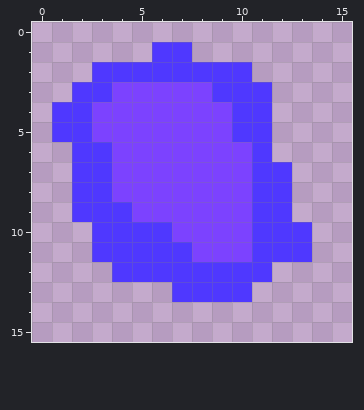
One commit to this pixel-art sprite: android/assets/textures/block.png. Above: the version before the commit.
The file is 16x16 pixels.
After the commit:
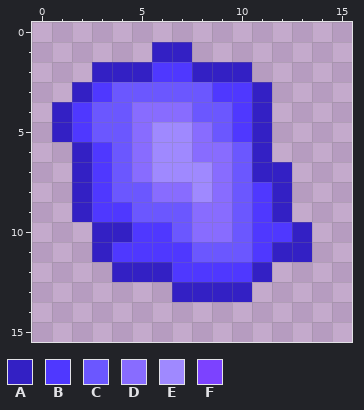
Palette (. is transparent): A #3320c4  B #4f38ff  C #6b57ff  D #886cff  E #9f89ff  F #7c42ff
Commit message: Updated lava blocks
What changed:
Changed rows in their new state; - is an unchanged pixel.
first column x 1:
 1 -----AA------
 2 --AAA--AAA---
 3 -A-CCCCC--A--
 4 A-CCDDDCC-A--
 5 A-CCDEEDC-A--
 6 -A-CDEEDDCA--
 7 -A-CDEEEDCAA-
 8 -A-CCDDEDC-A-
 9 -A--CCCDDC-A-
10 --AA--CDDC--A
11 --A----CCC-AA
12 ---AAA----A--
13 ------AAAA---
